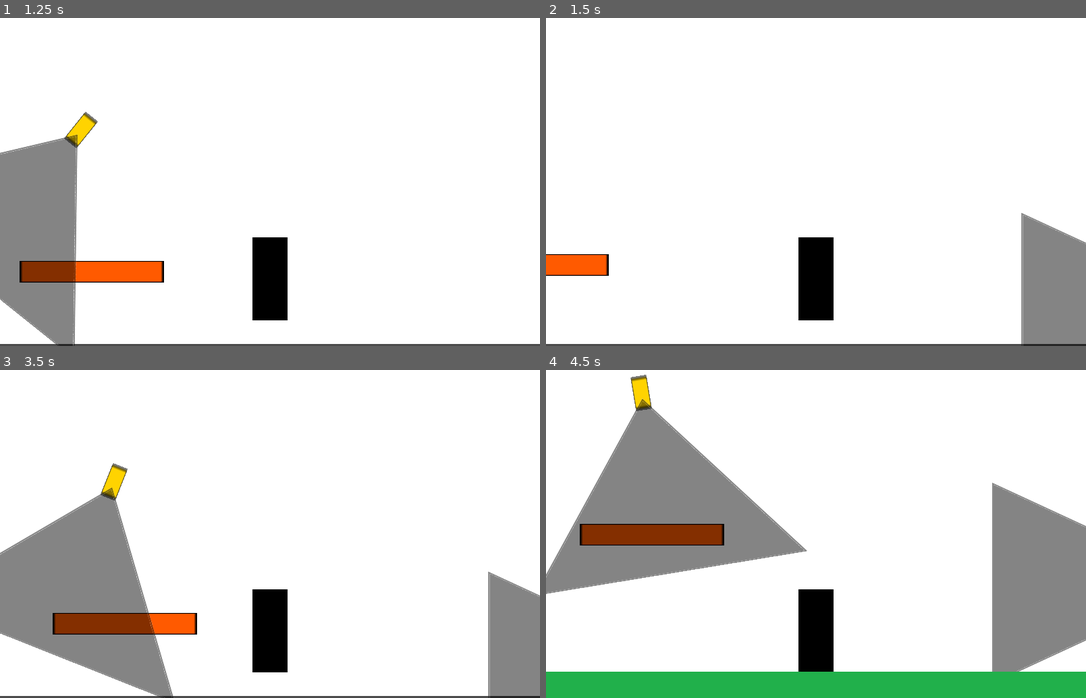
Above: before the commit, frames 1-4 (two rows, left to right).
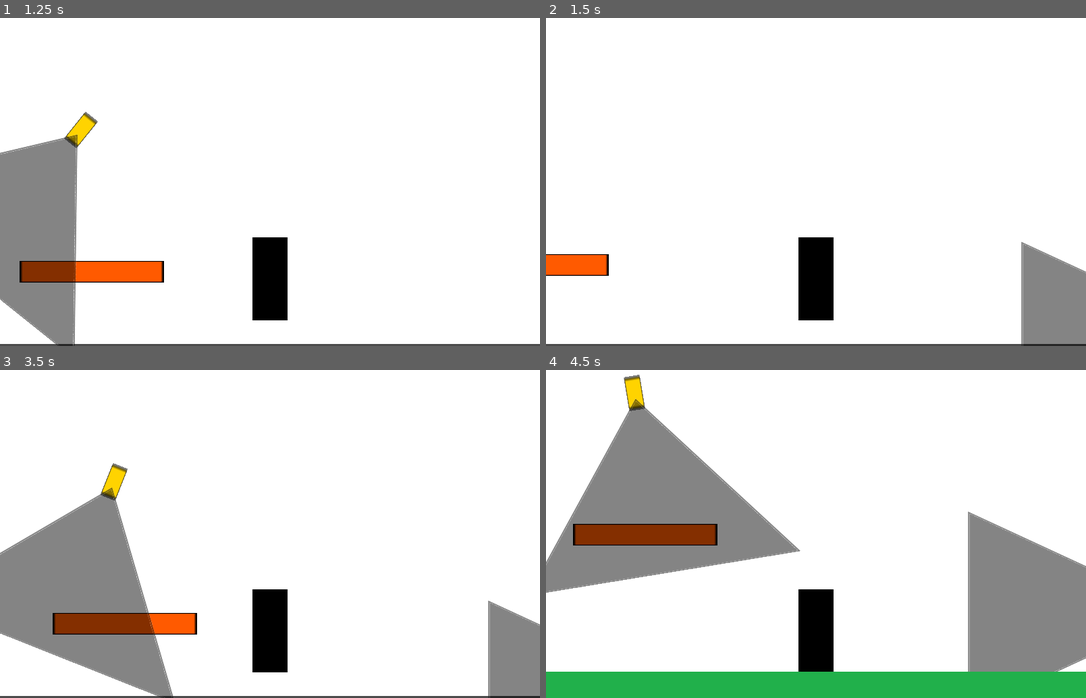
Above: after the commit, the same moments.

Repository: amuroBosetti/firulais-boss
Game: Godot game, scene res://Main.tscn
Two runs of this game, one before a commit and one after it. Both use one fixed random seed, a clock stepped at 60 frames per second and the inputs below.
Inputs:
- Up to frame 1 (1.25 s): hold Right (move_right) from 0.53 s (still down); tap W (jump) at 0.77 s
- Up to frame 2 (1.5 s): keep holding Right (move_right)
- Up to frame 3 (3.5 s): tap W (jump) at 1.52, 3.02 s; release Right (move_right) at 2.03 s; hold A (move_left) 2.03-2.78 s; hold Right (move_right) from 2.78 s (still down)
- Up to frame 4 (4.5 s): tap W (jump) at 3.77 s; release Right (move_right) at 4.28 s; hold A (move_left) from 4.28 s (still down)

Frame 1 is identical in both runs. In frame 2, 1.1% of the frame differs, in the area x 88-100%, y 59-78%; in frame 3, 0.9%; in frame 4, 6.9%, in the area x 0-100%, y 1-92%.

Commit message:
Agrego fisicas y states a guard

Diff:
--- a/Main.tscn
+++ b/Main.tscn
@@ -52,7 +52,6 @@
 
 [node name="Player" parent="." instance=ExtResource( 2 )]
 position = Vector2( 284, 474 )
-collision_layer = 3
 
 [node name="Camera2D" type="Camera2D" parent="Player"]
 offset = Vector2( 0, -200 )
@@ -71,9 +70,9 @@
 
 [node name="TextEdit" type="TextEdit" parent="Environment"]
 margin_left = 1148.0
-margin_top = 284.0
+margin_top = 351.0
 margin_right = 1252.0
-margin_bottom = 355.0
+margin_bottom = 422.0
 text = " ACA NO TE VE
  		 ||||
 		 \\ / \\ /"
@@ -82,12 +81,14 @@
 position = Vector2( 279, 163 )
 
 [node name="Guard" parent="." instance=ExtResource( 7 )]
-position = Vector2( 1444, 478 )
+position = Vector2( 1444, 520 )
 
 [node name="Shadow" parent="." instance=ExtResource( 8 )]
-position = Vector2( 1199, 462 )
+position = Vector2( 1195, 504 )
 
 [node name="TileMap" type="TileMap" parent="."]
 tile_set = SubResource( 2 )
+collision_layer = 0
+collision_mask = 15
 format = 1
 tile_data = PoolIntArray( 589824, 0, 0, 589825, 0, 0, 589826, 0, 0, 589827, 0, 0, 589828, 0, 0, 589829, 0, 0, 589830, 0 …(1027 unchanged characters)…
--- a/entities/enemies/Camera.gd
+++ b/entities/enemies/Camera.gd
@@ -35,7 +35,7 @@
 			target.respawn_player()
 
 func _on_Area2D_body_entered(body):
-	if target == null:
+	if body is Player and target == null:
 		target = body
 		raycast.enabled = true
 
--- a/entities/enemies/Camera.tscn
+++ b/entities/enemies/Camera.tscn
@@ -14,7 +14,6 @@
 
 [node name="Area2D" type="Area2D" parent="."]
 collision_layer = 0
-collision_mask = 2
 
 [node name="CollisionPolygon2D" type="CollisionPolygon2D" parent="Area2D"]
 position = Vector2( 1.98773, -3.41968 )
--- /dev/null
+++ b/entities/enemies/GuadIdleState.gd
@@ -0,0 +1,9 @@
+extends "res://entities/AbstractState.gd"
+
+func enter():
+	$IdleTimer.start()
+
+func _on_Timer_timeout():
+	get_owner().scale.x *= -1
+	get_owner().direction *= -1
+	emit_signal("finished", "walk")
--- a/entities/enemies/Guard.gd
+++ b/entities/enemies/Guard.gd
@@ -1,34 +1,32 @@
 extends KinematicBody2D
 
-var raycast
+export (float) var SPEED = 90
+export (float) var GRAVITY:float = 60
+
+onready var move = false
+
+var raycast:RayCast2D
 var target = null
-var count = 0
-var direction = -1
-var movement_speed = 1.5
-var spawn_position
+var velocity:Vector2 = Vector2()
+var direction:int = -1
 
 func _ready():
 	raycast = $RayCast2D
 
 func _process(delta):
-
-	count += abs(direction * movement_speed)
-
-	if count < 350:
-		self.global_position.x += (direction * movement_speed)
-	if count > 550:
-		count = 0
-		direction *= -1
-		self.scale.x *= -1
-
 	if target != null:
 		raycast.set_cast_to(to_local(target.global_position))
 		raycast.enabled = true
 		if raycast.is_colliding() && raycast.get_collider() == target:
 			target.respawn_player()
 
+func _apply_movement():
+	velocity.x = SPEED * direction
+	velocity.y += GRAVITY
+	move_and_slide(velocity, Vector2.UP)
+
 func _on_Area2D_body_entered(body):
-	if target == null:
+	if body is Player and target == null:
 		target = body
 
 func _on_Area2D_body_exited(body):
--- a/entities/enemies/Guard.tscn
+++ b/entities/enemies/Guard.tscn
@@ -1,42 +1,60 @@
-[gd_scene load_steps=5 format=2]
+[gd_scene load_steps=8 format=2]
 
 [ext_resource path="res://assets/textures/shadow_triangle.png" type="Texture" id=1]
 [ext_resource path="res://assets/textures/guard.png" type="Texture" id=2]
 [ext_resource path="res://entities/enemies/Guard.gd" type="Script" id=3]
+[ext_resource path="res://entities/enemies/GuadIdleState.gd" type="Script" id=4]
+[ext_resource path="res://entities/enemies/GuardWalkState.gd" type="Script" id=5]
+[ext_resource path="res://entities/enemies/GuardStateMachine.gd" type="Script" id=6]
 
-[sub_resource type="CapsuleShape2D" id=1]
-radius = 32.9999
-height = 0.594727
+[sub_resource type="RectangleShape2D" id=1]
+extents = Vector2( 33, 32.7027 )
 
 [node name="Guard" type="KinematicBody2D"]
-position = Vector2( 1249, 478 )
+position = Vector2( 1249, 487 )
 scale = Vector2( 0.636364, 1.68182 )
+collision_layer = 2
+collision_mask = 2
 script = ExtResource( 3 )
 
 [node name="Body" type="Sprite" parent="."]
+position = Vector2( 0, -0.148666 )
+scale = Vector2( 1, 0.995495 )
 texture = ExtResource( 2 )
 
-[node name="ViewField" type="Sprite" parent="."]
-position = Vector2( -210.689, -19.7637 )
-rotation = 1.5708
-scale = Vector2( 0.22197, 0.732852 )
-texture = ExtResource( 1 )
+[node name="RayCast2D" type="RayCast2D" parent="."]
 
-[node name="RayCast2D" type="RayCast2D" parent="."]
+[node name="CollisionShape2D" type="CollisionShape2D" parent="."]
+position = Vector2( 0, -3.05176e-05 )
+shape = SubResource( 1 )
 
 [node name="Area2D" type="Area2D" parent="."]
 position = Vector2( 3.1427, 1.78378 )
 rotation = 4.22485e-15
 scale = Vector2( 1, 0.426212 )
 collision_layer = 0
-collision_mask = 2
+
+[node name="ViewField" type="Sprite" parent="Area2D"]
+position = Vector2( -213.832, -50.5557 )
+rotation = 1.5708
+scale = Vector2( 0.520797, 0.732852 )
+texture = ExtResource( 1 )
 
 [node name="CollisionPolygon2D" type="CollisionPolygon2D" parent="Area2D"]
 polygon = PoolVector2Array( 28.2859, -47.4323, -465.143, 150.667, -466.714, -259.483 )
 
-[node name="CollisionShape2D" type="CollisionShape2D" parent="."]
-position = Vector2( 0, -3.05176e-05 )
-shape = SubResource( 1 )
+[node name="StateMachine" type="Node" parent="."]
+script = ExtResource( 6 )
+
+[node name="Idle" type="Node" parent="StateMachine"]
+script = ExtResource( 4 )
+
+[node name="IdleTimer" type="Timer" parent="StateMachine/Idle"]
+wait_time = 2.0
+
+[node name="Walk" type="Node" parent="StateMachine"]
+script = ExtResource( 5 )
 
 [connection signal="body_entered" from="Area2D" to="." method="_on_Area2D_body_entered"]
 [connection signal="body_exited" from="Area2D" to="." method="_on_Area2D_body_exited"]
+[connection signal="timeout" from="StateMachine/Idle/IdleTimer" to="StateMachine/Idle" method="_on_Timer_timeout"]
--- /dev/null
+++ b/entities/enemies/GuardStateMachine.gd
@@ -0,0 +1,8 @@
+extends "res://entities/AbstractStateMachine.gd"
+
+func _ready():
+	states_map = {
+		"idle": $Idle,
+		"walk": $Walk
+	}
+	current_state = $Walk
--- /dev/null
+++ b/entities/enemies/GuardWalkState.gd
@@ -0,0 +1,11 @@
+extends "res://entities/AbstractState.gd"
+
+var count:int = 0
+
+func update(delta:float):
+
+	if count < 250:
+		get_owner()._apply_movement()
+		count += 1
+	else:
+		emit_signal("finished", "idle")
--- a/entities/world/Shadow.gd
+++ b/entities/world/Shadow.gd
@@ -1,7 +1,7 @@
 extends Sprite
 
 func _on_Area2D_body_entered(body):
-	body.set_collision_layer_bit(1, false)
+	body.set_collision_layer_bit(0, false)
 
 func _on_Area2D_body_exited(body):
-	body.set_collision_layer_bit(1, true)
+	body.set_collision_layer_bit(0, true)
--- a/entities/world/Shadow.tscn
+++ b/entities/world/Shadow.tscn
@@ -14,11 +14,9 @@
 
 [node name="Area2D" type="Area2D" parent="."]
 collision_layer = 0
-collision_mask = 2
 
 [node name="CollisionShape2D" type="CollisionShape2D" parent="Area2D"]
 position = Vector2( -6.10352e-05, 0.239731 )
-scale = Vector2( 1, 1 )
 shape = SubResource( 1 )
 
 [connection signal="body_entered" from="Area2D" to="." method="_on_Area2D_body_entered"]
Binary file added: assets/textures/brown_square.png
Not shown, added: assets/textures/brown_square.png.import
